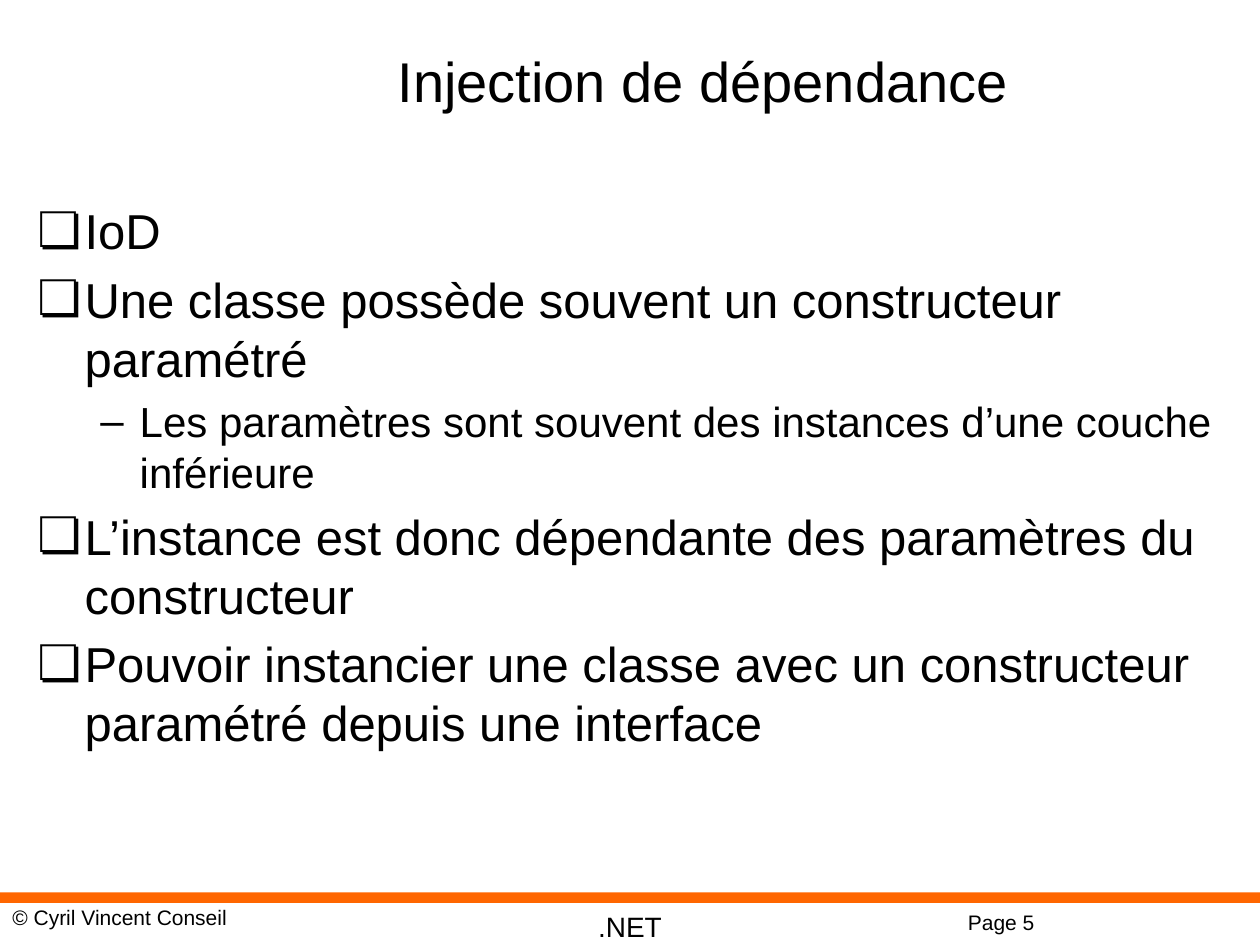
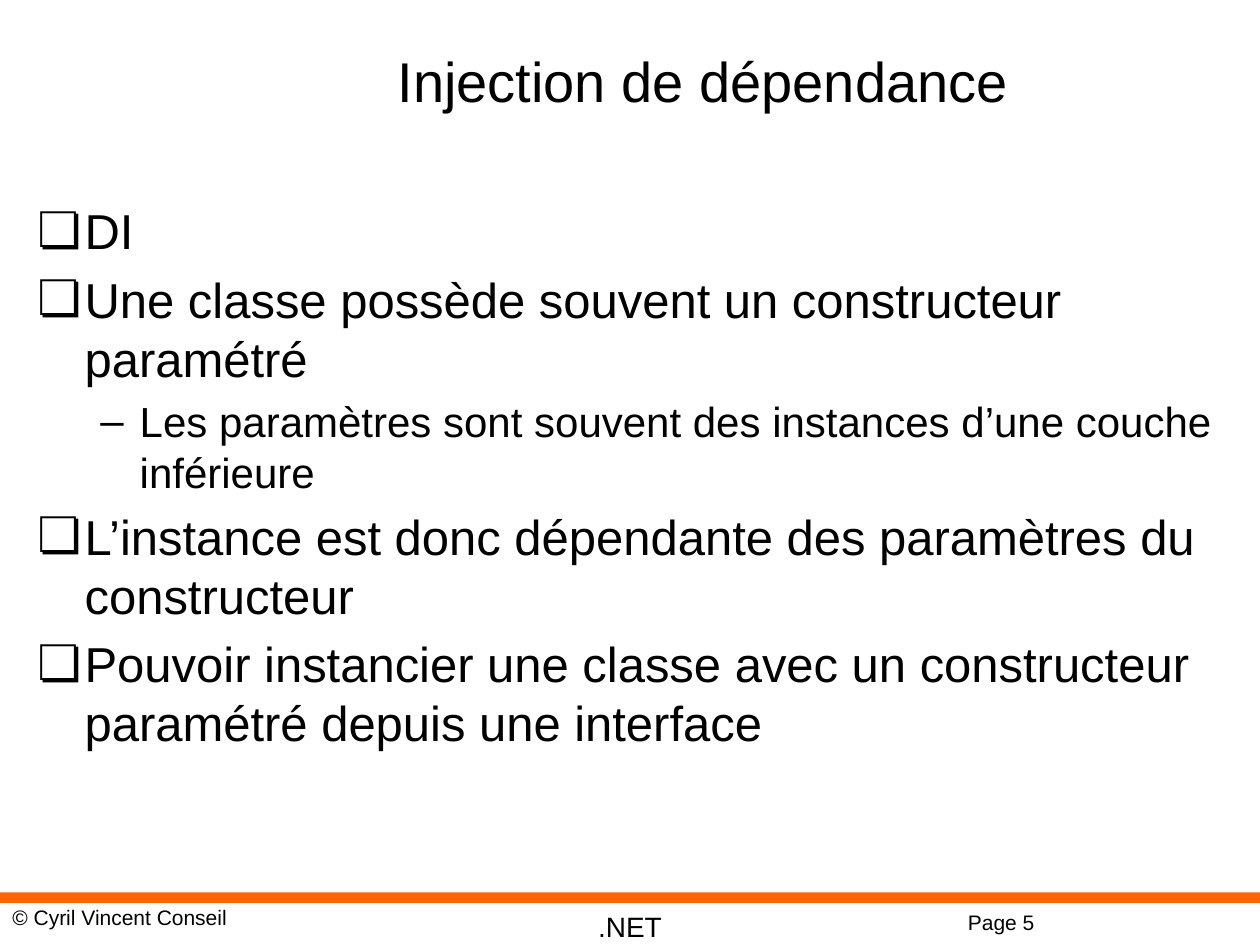
Before and after one commit to cyrilvincent/dotnetcore, a slide deck: slide 5 of ppt/dotNet14-Injection.pptx. Drawn at 1260x945 pixels with LibreOffice and Linux fonts; fonts in the diff are those of the drawing; background and template pictures are left out. Boxes give left, top, right and bottom in pixels: in the first picture for what was removed or moved away, otherwise in the second. Text is boxed around its words. In the diff, an @@ line names an element or a change of style, - is before the commit and + after.

```diff
--- a/ppt/dotNet14-Injection.pptx
+++ b/ppt/dotNet14-Injection.pptx
@@ text at bbox=[85, 215, 134, 249]: text changed @@
-❏ IoD
+❏ DI
```
Also in this commit, not shown: 1 other slide changed, 5 other files.
